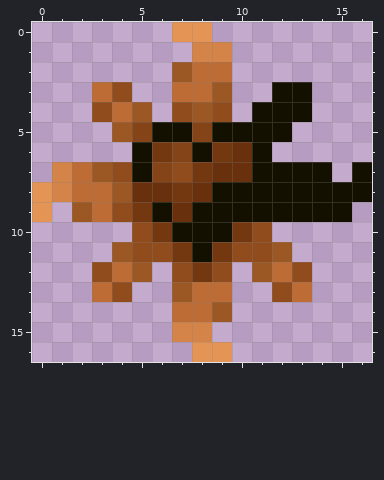
Two states of a pixel-art sprite, menufx/gui1-32/creature_flower_32/health_o6.png. That is the earlier state.
The file is 17x17 pixels.
Once edited:
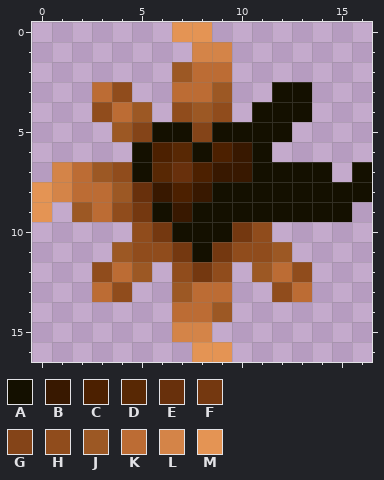
Palette (. is transparent): A #141000  B #381800  C #4c2000  D #582804  E #68300c  F #743810  G #844418  H #904c1c  J #9c5824  K #bc6c34  L #d48448  M #e49454
Author's note on the commit: Improved orange health flowers, tweak to green room panel (#81)
Diff:
@@ x 4..12 @@
  5 JGAAGAAAA
- 6 .AFGAFEA.
- 7 HAGHFEEAA
- 8 JEEFEAAAA
- 9 HFAEAAAAA
+ 6 .ACDACBA.
+ 7 HADECBBAA
+ 8 JEBCBAAAA
+ 9 HFABAAAAA
 10 .HFAAAFH.
Boxes around the changes in both pictures, in picture pixels (x1, y1, x2, y2):
changed: (152, 142, 252, 222)
